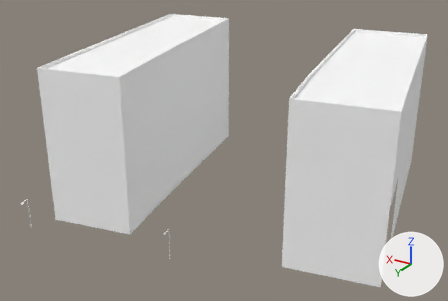
Before and after pictures for a commit that changed the glTF model cities/arlov-borggatan/pack/tiles/c-8_-5.glb.
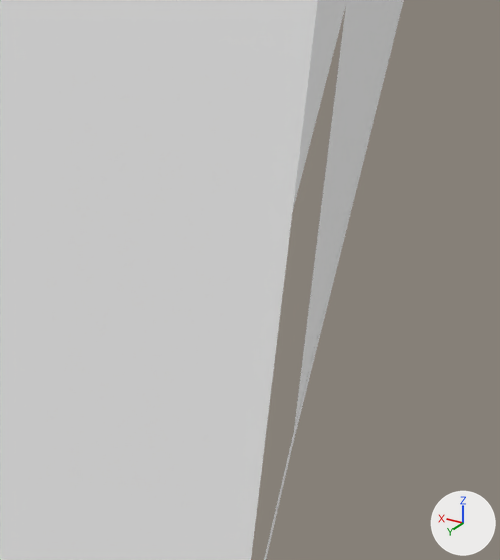
The first picture shows the older version from a camera (50 mm lens) standing at (-511.2, -178.3, 58.5) and looking at (-453.7, -274.0, 10.6). The close-ups show the older and then the newer version on the part from 76% to 94% of the width and 58% to 88% of the height of that picture. Only the edits that show in the close-ups are written down. Arrows for +X, +Y and +Z are at lower right; the lights stay in place. Where no turn or scale is listed for an object, it has been applied to the vertices. Vertices at exactly the same position are counted once.

Names of what the first close-up shows: 'SM_Building_w1379187965', 'SM_Building_w1379187966'.
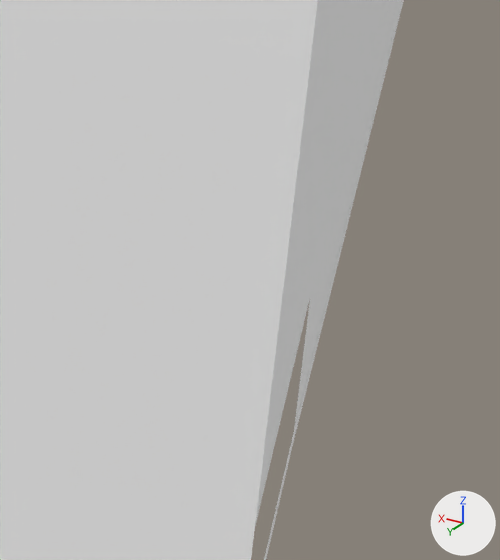
The newer file is also turned or shifted as a whole; pictures and numbers use the older file's frame.

Scene script edits in JSON lines:
```json
{"block": "me_sm_building_w1379187966", "where": "me_sm_building_w1379187966.from_pydata(...)  # 38 vertices, 60 faces; spans x -12.3..12.3, y -26.8..26.8, z -14.5..14.5"}
{"block": "me_sm_building_w1379187966", "where": "# used by ob_sm_building_w1379187966; location = (-477.91, -285.37, 14.69)"}
{"block": "me_sm_building_w1379187966", "change": "me_sm_building_w1379187966 part 1"}
{"op": "set", "path": "me_sm_building_w1379187966.vertices[21].co", "old": "(-12.3, 24.0, -1.1)", "new": "(-12.3, 24.0, -10.1)", "note": "pixel (292, 212) -> pixel (254, 528)"}
{"op": "set", "path": "me_sm_building_w1379187966.vertices[22].co", "old": "(-10.0, 11.8, -1.1)", "new": "(-10.0, 11.8, -10.1)", "note": "pixel (345, 5) -> pixel (310, 296)"}
```

Changed parts and their boxes [x1, y1, x2, y2] in the close-ups (500 x 560 px; the box of a moved part takes in the faces that stretch with it):
```json
{"part": 1, "of": "me_sm_building_w1379187966", "change": "moved or reshaped", "before": [293, 0, 346, 208], "after": [255, 0, 346, 526]}
```
